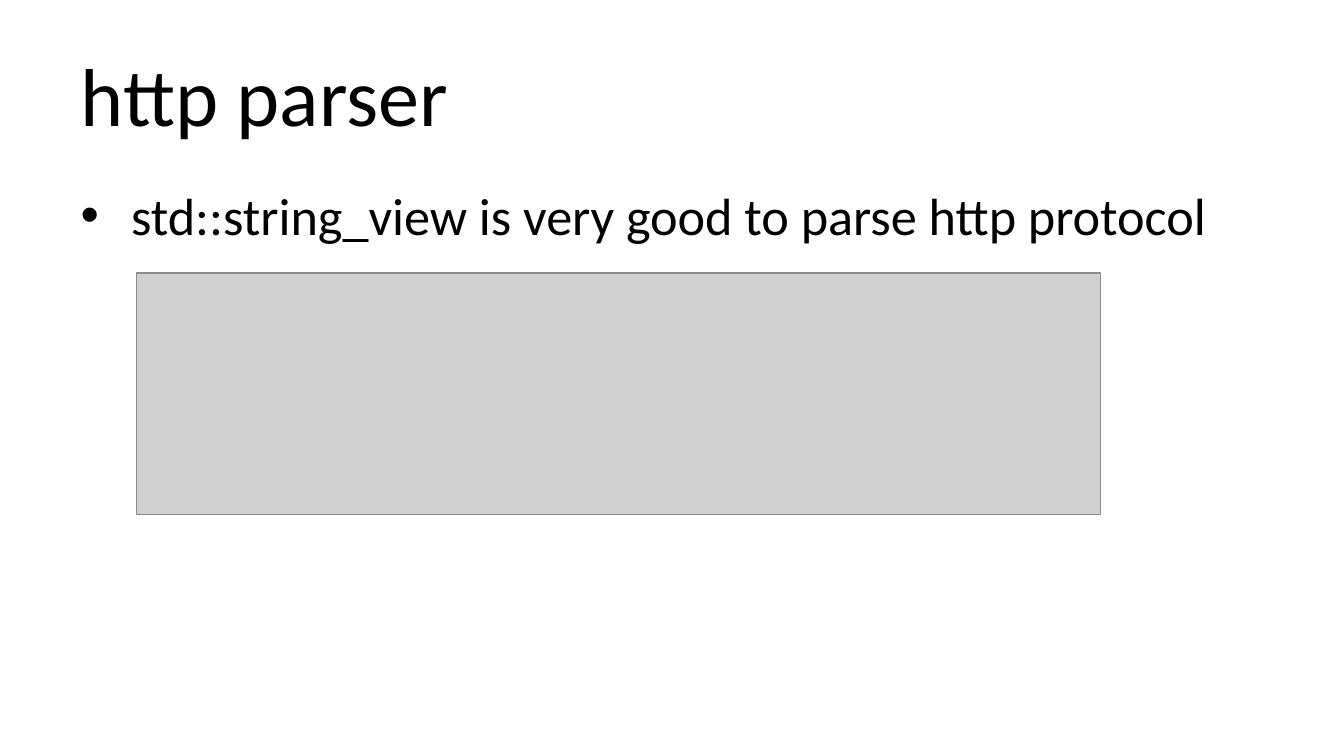
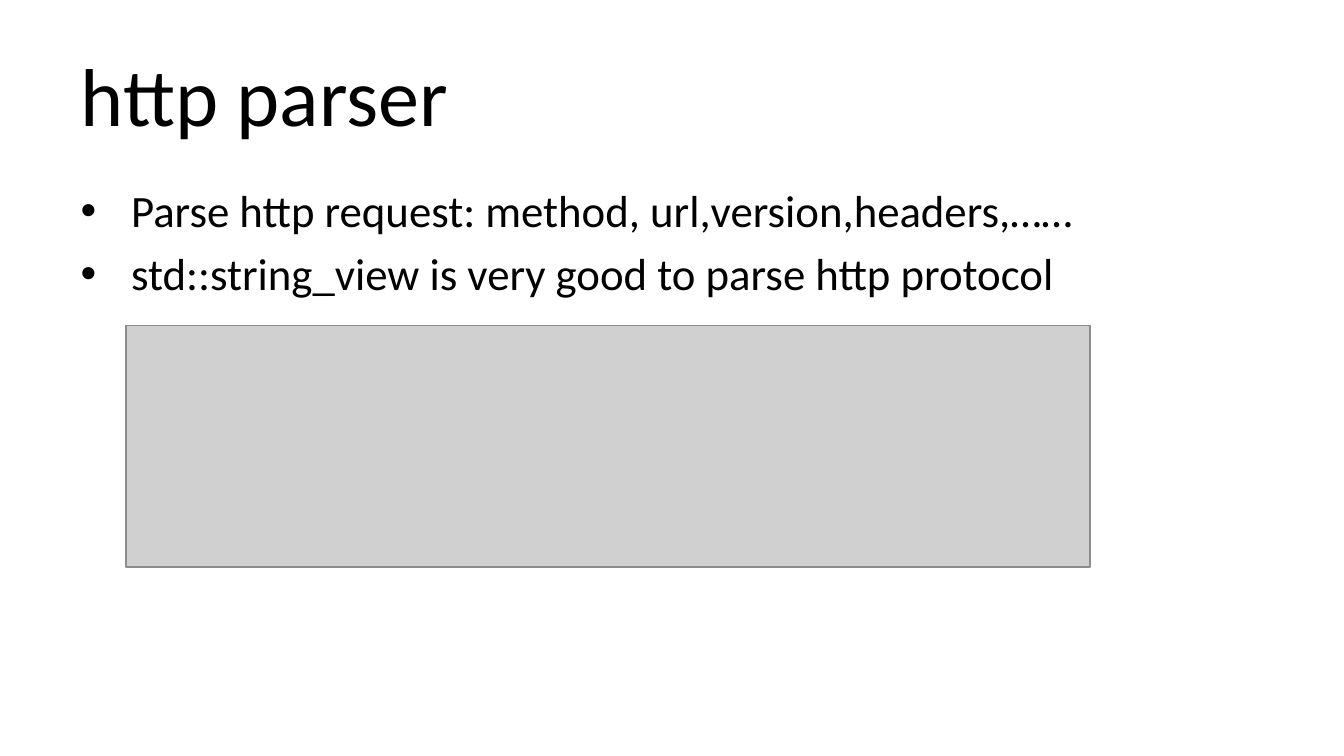
Before and after one commit to qicosmos/cppcon2018, a slide deck: slide 27 of cppcon2018.pptx (slide 25 before the commit). Drawn at 1344x756 pixels with LibreOffice and Linux fonts; fonts in the diff are those of the drawing; grey boxes stand for pictures. Boxes give left, top, right and bottom in pixels: in the first picture for what was removed or moved away, otherwise in the second. Text is boxed around its words. In the diff, an @@ line names an element or a change of style, - is before the commit and + after.

```diff
--- a/cppcon2018.pptx
+++ b/cppcon2018.pptx
@@ text at box(131, 196, 1072, 235): paragraph added @@
+• Parse http request: method, url,version,headers,……
@@ text at box(131, 259, 1054, 298): size 28 to 24 pt in "std::string_view is very good to parse http ..." @@
@@ picture: place and size @@
-picture at box(137, 273, 1101, 515)
+picture at box(126, 325, 1090, 567)
```
Also in this commit, not shown: 5 other slides changed, 2 slides added.
